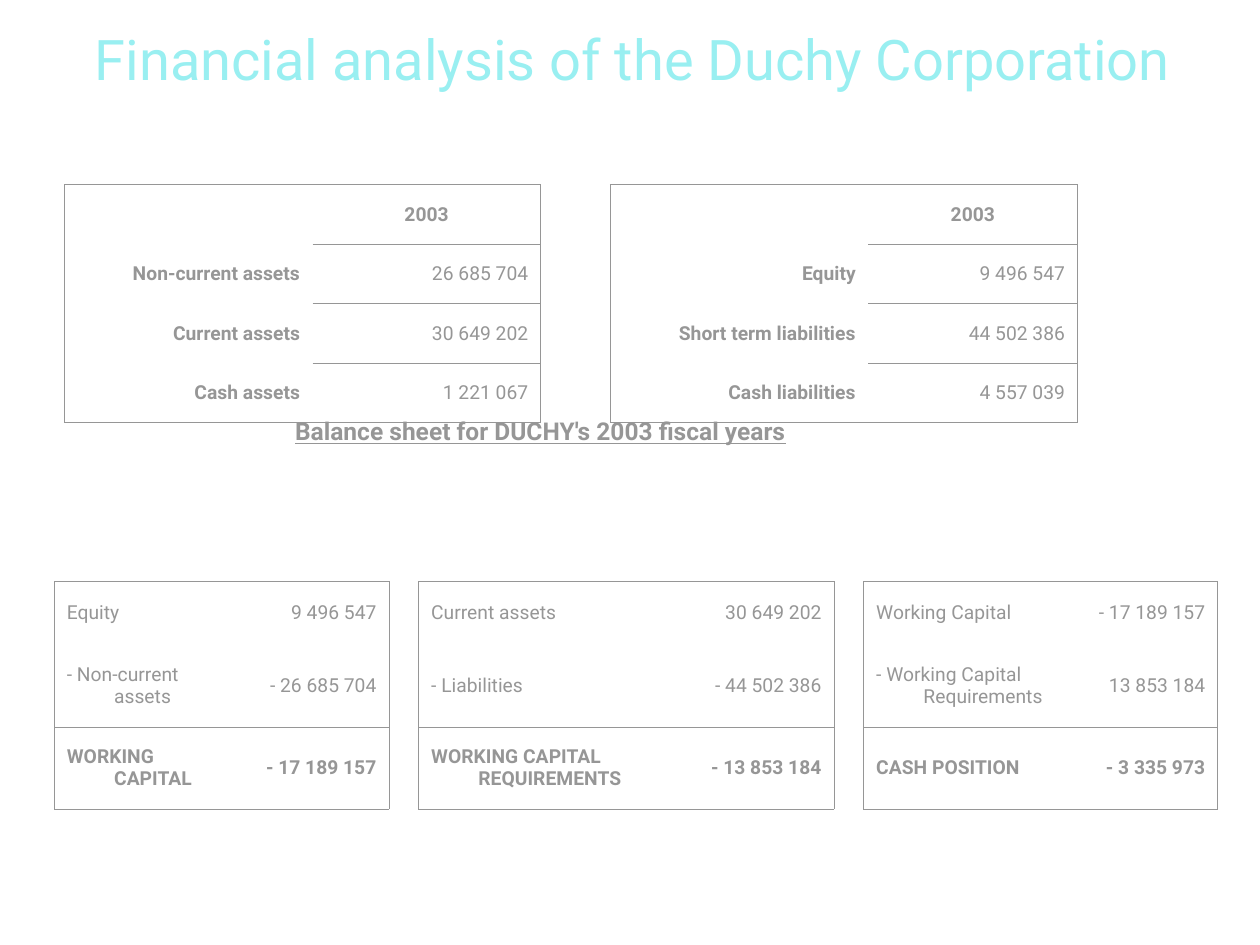
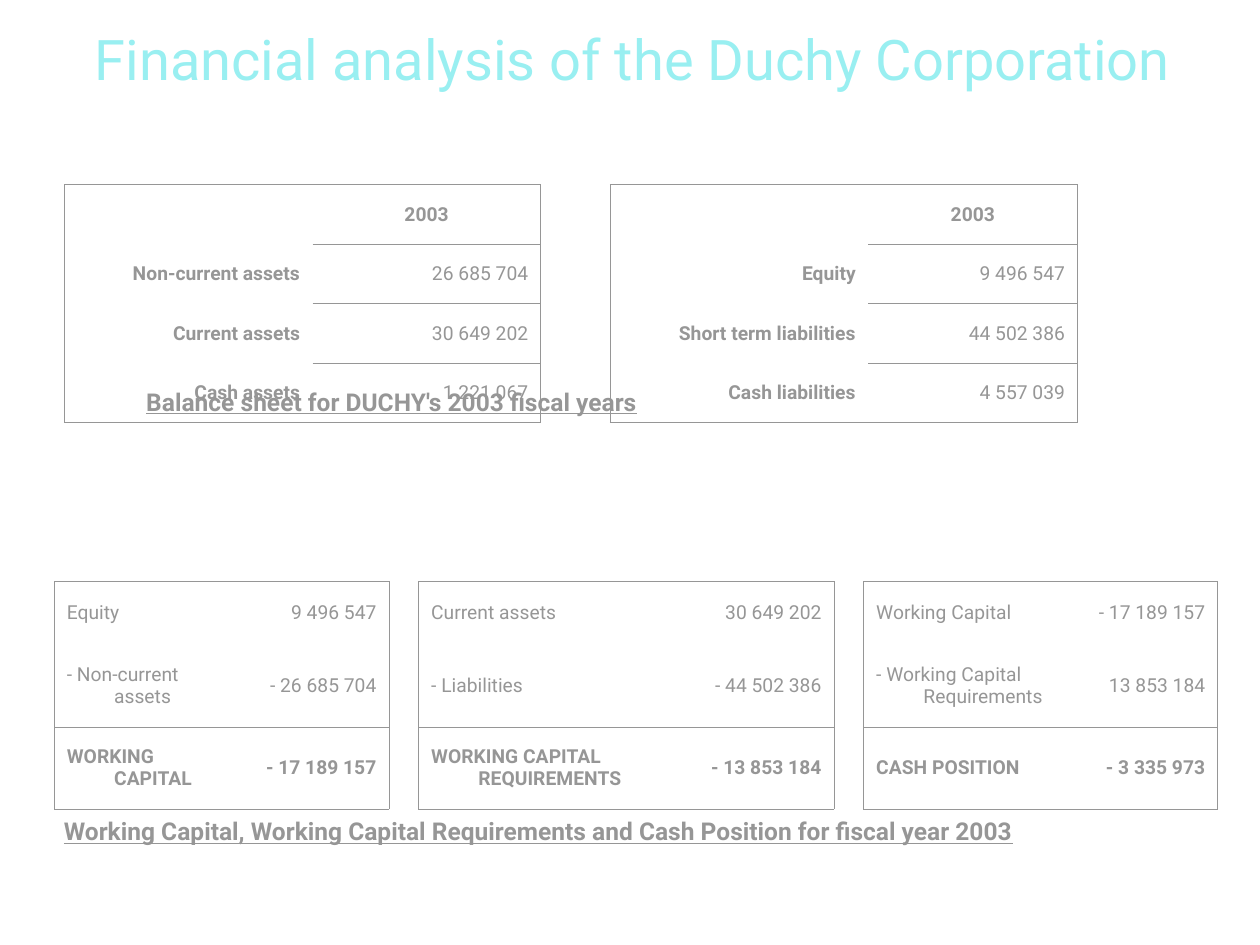
Before and after one commit to pngames/pavillon-noir, a slide deck: slide 11 of .others/tertiaire/tertiaire_finance.ppt. Drawn at 1260x945 pixels with LibreOffice and Linux fonts; fonts in the diff are those of the drawing; background and template pictures are left out. Boxes give left, top, right and bottom in pixels: in the first picture for what was removed or moved away, otherwise in the second. Text is boxed around its words. In the diff, an @@ line names an element or a change of style, - is before the commit and + after.

```diff
--- a/.others/tertiaire/tertiaire_finance.ppt
+++ b/.others/tertiaire/tertiaire_finance.ppt
@@ text "Balance sheet for DUCHY's 2003 ..." moved from (x1=295, y1=418, x2=785, y2=445) to (x1=146, y1=388, x2=636, y2=416) @@
@@ text added at (x1=64, y1=821, x2=1011, y2=845), 14 pt, text #969696, bold, underline @@
+Working Capital, Working Capital Requirements and Cash Position for fiscal year 2003
```
Also in this commit, not shown: 9 other slides changed.
